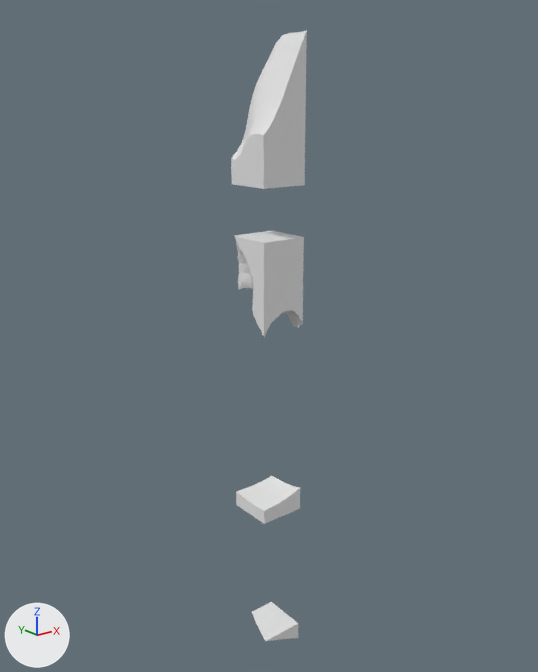
The glTF model assets/terrain/surface_pieces/surf_9_10.glb, before and after one commit.
Camera for both pictures: a 50 mm lens placed at (-108.1, 0.4, 2.6), pointed at (-61.7, 58.3, -20.6). Lighting does not change. The marker at lower left points along +X, +Y and +Z. The first picture is the older version. Where no turn or scale is listed for an object, it has been applied to the vertices.

The first picture shows 'layer_0', 'layer_1', 'layer_13', 'layer_2', 'layer_4', 'layer_5', 'layer_9'.
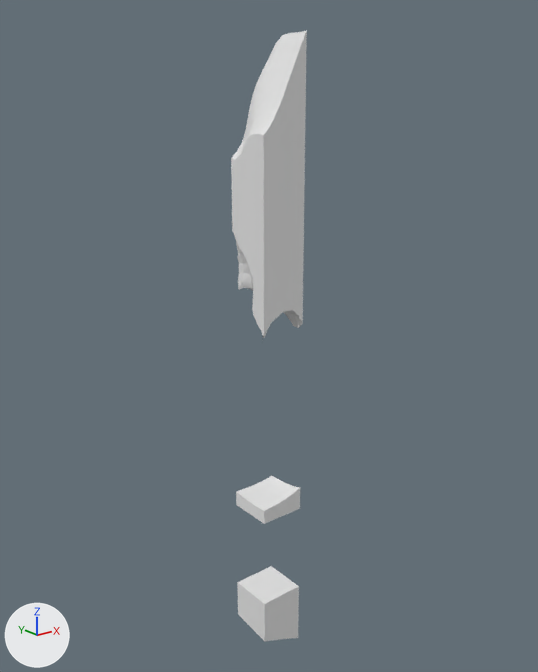
Pixel boxes [x1, y1, x2, y2] of what changed, in the pictures (538 x 672 px):
'layer_3', added: after [232, 184, 305, 243]
'layer_12', added: after [237, 566, 299, 641]

What changed in the scene script:
```text
Add me_layer_12:
    me_layer_12.from_pydata(...)  # 47 vertices, 90 faces; spans x -65.0..-60.0, y 55.0..60.0, z -55.0..-50.0
Add me_layer_3:
    me_layer_3.from_pydata(...)  # 16 vertices, 28 faces; spans x -65.0..-60.0, y 55.0..60.0, z -10.0..-5.0
Add ob_layer_12:
    ob_layer_12 = bpy.data.objects.new('layer_12', me_layer_12)
    ob_layer_12.location = (0.0, 0.0, 0.0)
Add ob_layer_3:
    ob_layer_3 = bpy.data.objects.new('layer_3', me_layer_3)
    ob_layer_3.location = (0.0, 0.0, 0.0)
```
